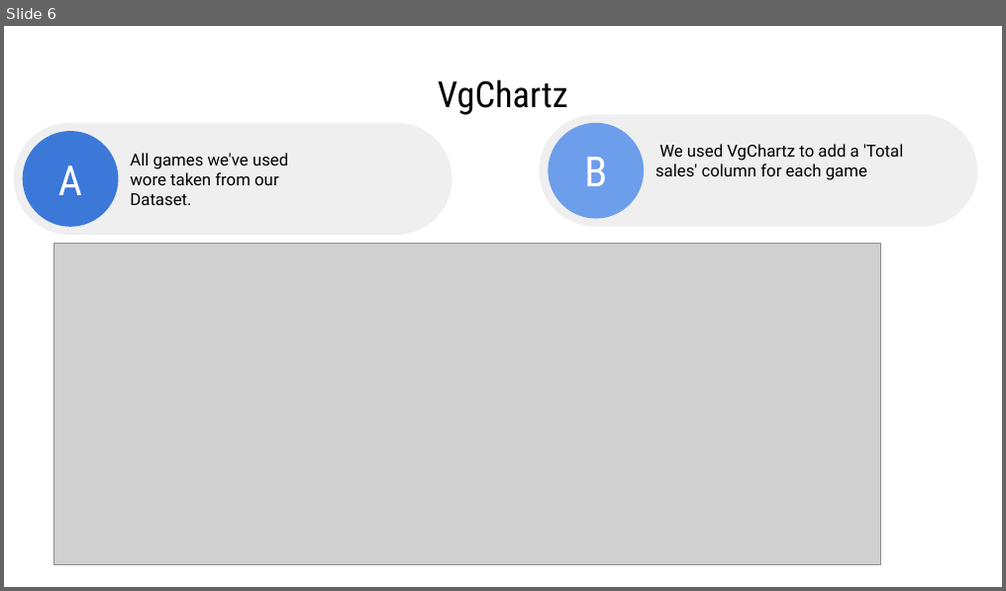
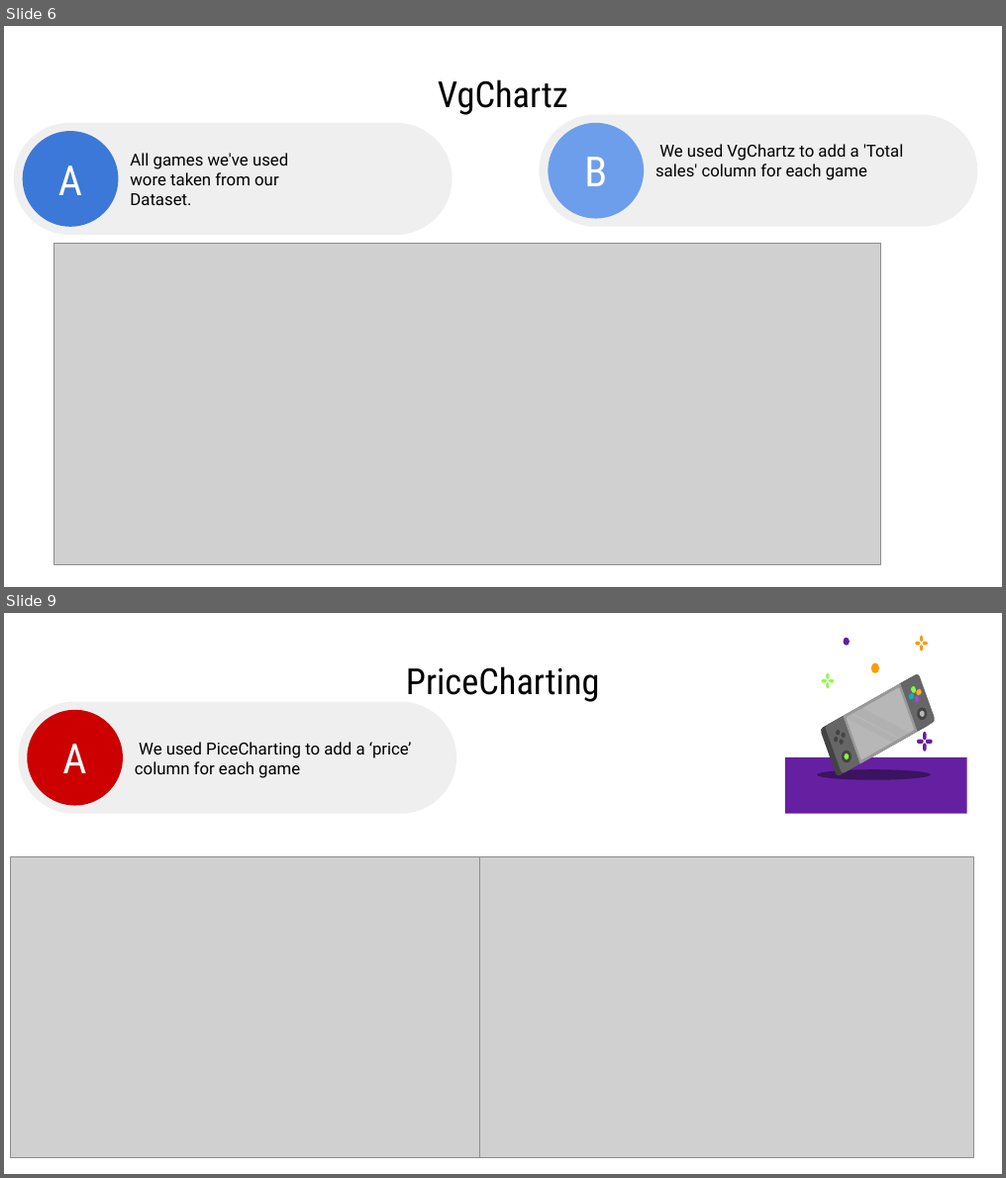
Before and after one commit to Dkvitca/end-of-the-year-project-data-science-, a slide deck: project presentation.pptx. Shown one above the other, each under a label of ours: slide 6 before the commit, slides 6 and 9 after it; the slides between them are not shown. The pictures are 1006x591 and 1006x1178 pixels, drawn with LibreOffice and Linux fonts; fonts in the diff are those of the drawing; grey boxes stand for pictures. Boxes give left, top, right and bottom in pixels: in the first picture for what was removed or moved away, otherwise in the second. Text is boxed around its words. In the diff, an @@ line names an element or a change of style, - is before the commit and + after.

```diff
--- a/project presentation.pptx
+++ b/project presentation.pptx
@@ slide 9 added at (x1=4, y1=613, x2=1002, y2=1174), background #FFFFFF @@
@@ title added at (x1=406, y1=666, x2=600, y2=702), 26 pt, text #000000 @@
+PriceCharting
@@ rounded rectangle added at (x1=18, y1=702, x2=456, y2=814), fill #EFEFEF @@
@@ ellipse added at (x1=27, y1=710, x2=123, y2=806), fill #CC0000, 30 pt, text #FFFFFF @@
+A
@@ text added at (x1=135, y1=742, x2=412, y2=778), 12 pt, text #000000 @@
+We used PiceCharting to add a ‘price’ column for each game
@@ group added at (x1=785, y1=635, x2=967, y2=815): 34 freeform shapes, 1 rectangle @@
@@ picture added at (x1=11, y1=858, x2=481, y2=1157) @@
@@ picture added at (x1=480, y1=858, x2=974, y2=1157) @@
```
Also in this commit, not shown: 12 slides changed, 1 other slide added, 2 slides removed.
